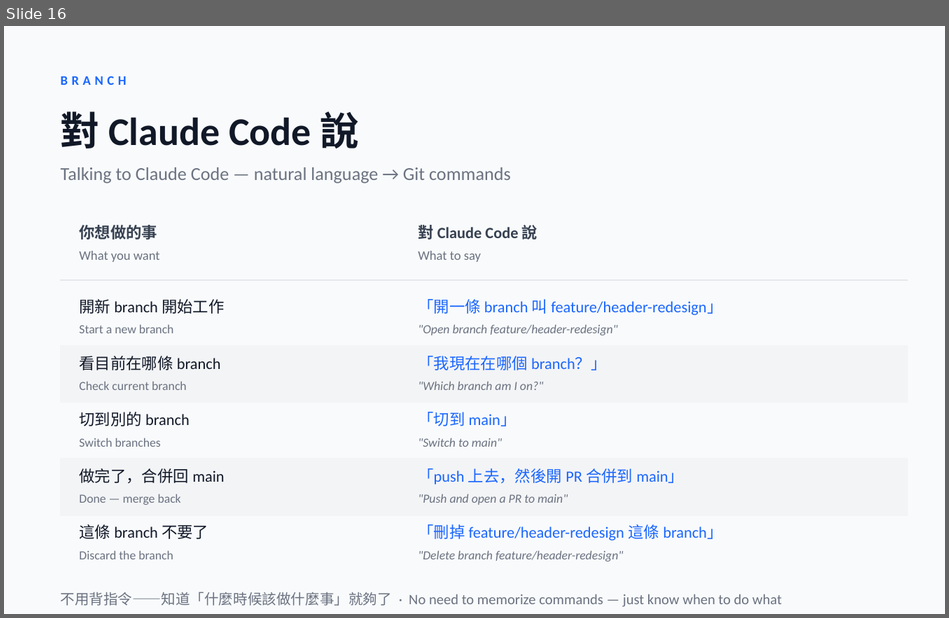
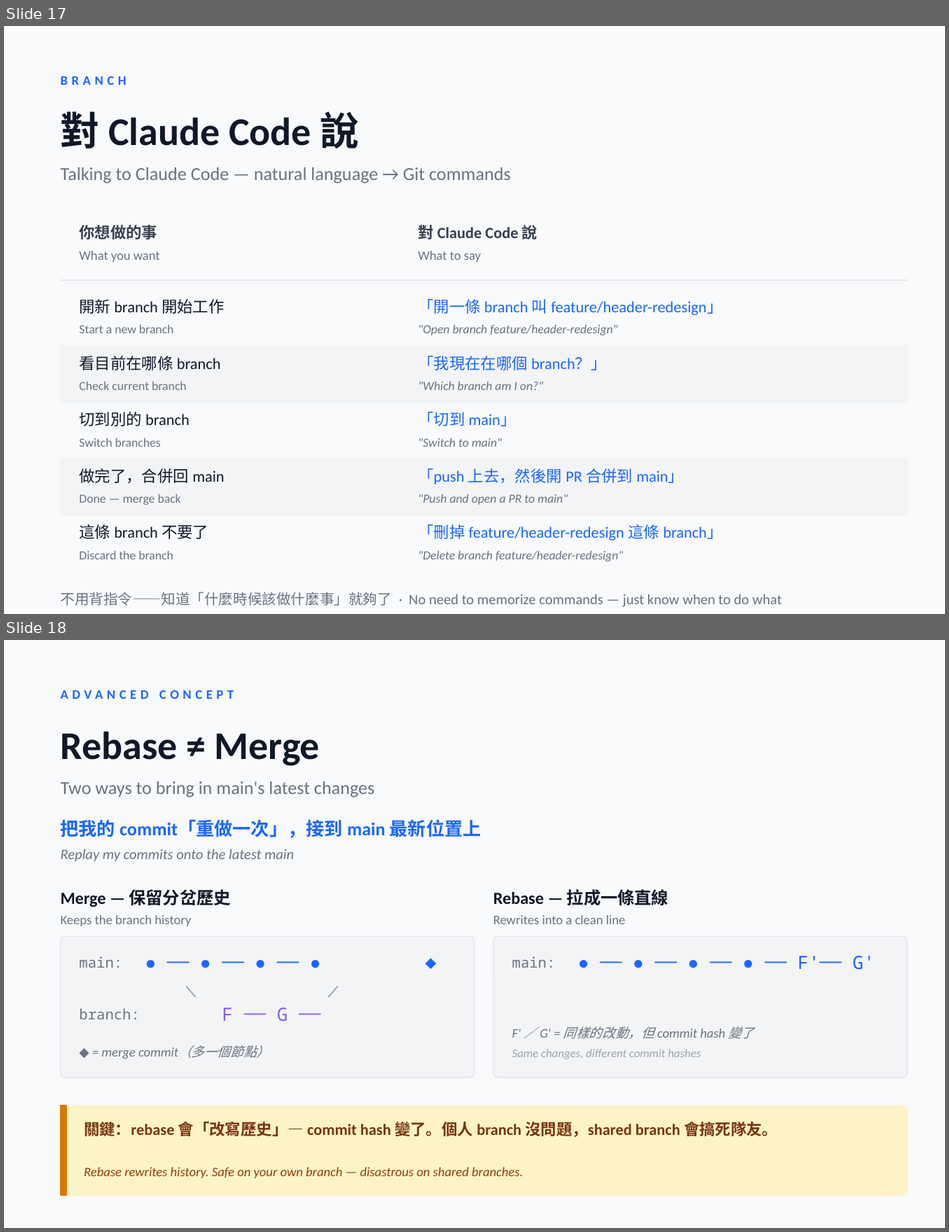
Before and after one commit to JiaWen-Shen/AI-design, a slide deck: proposals/week2-git-architecture.pptx. Shown one above the other, each under a label of ours: slide 16 before the commit, slides 17 and 18 after it. The pictures are 949x618 and 949x1232 pixels, drawn with LibreOffice and Linux fonts; fonts in the diff are those of the drawing. Boxes give left, top, right and bottom in pixels: in the first picture for what was removed or moved away, otherwise in the second. Text is boxed around its words. In the diff, an @@ line names an element or a change of style, - is before the commit and + after.

```diff
--- a/proposals/week2-git-architecture.pptx
+++ b/proposals/week2-git-architecture.pptx
@@ slide 18 added at (4, 640, 945, 1228), background #F8FAFC @@
@@ text added at (61, 690, 234, 699), 10 pt, text #1A66FF, bold @@
+ADVANCED CONCEPT
@@ text added at (61, 731, 320, 766), 30 pt, text #111827, bold @@
+Rebase ≠ Merge
@@ text added at (61, 781, 374, 798), 14 pt, text #6B7280 @@
+Two ways to bring in main's latest changes
@@ text added at (61, 819, 481, 838), 14 pt, text #1A66FF, bold @@
+把我的 commit「重做一次」，接到 main 最新位置上
@@ text added at (61, 849, 294, 862), 11 pt, text #6B7280, italic @@
+Replay my commits onto the latest main
@@ text added at (61, 889, 230, 907), 13 pt, text #111827, bold @@
+Merge — 保留分岔歷史
@@ text added at (493, 889, 668, 906), 13 pt, text #111827, bold @@
+Rebase — 拉成一條直線
@@ text added at (61, 915, 191, 926), 10 pt, text #6B7280 @@
+Keeps the branch history
@@ text added at (493, 915, 626, 924), 10 pt, text #6B7280 @@
+Rewrites into a clean line
@@ rounded rectangle added at (61, 936, 474, 1078), fill #F3F4F6, outline #E5E7EB 0.75 pt @@
@@ text added at (145, 951, 465, 974), 14 pt, text #1A66FF @@
+● ── ● ── ● ── ● ◆
@@ rounded rectangle added at (493, 936, 907, 1078), fill #F3F4F6, outline #E5E7EB 0.75 pt @@
@@ text added at (79, 956, 122, 968), 11 pt, text #6B7280 @@
+main:
@@ text added at (512, 956, 556, 968), 11 pt, text #6B7280 @@
+main:
@@ text added at (798, 956, 874, 970), 14 pt, text #1A66FF @@
+● ── ● ── ● ── ● ── F'── G'
@@ text added at (145, 981, 465, 1001), 13 pt, text #9CA3AF @@
+╲ ╱
@@ text added at (79, 1008, 139, 1019), 11 pt, text #6B7280 @@
+branch:
@@ text added at (222, 1008, 288, 1021), 14 pt, text #8B5CF6 @@
+F ── G ──
@@ text added at (512, 1026, 754, 1039), 10 pt, text #6B7280, italic @@
+F' ／ G' = 同樣的改動，但 commit hash 變了
@@ text added at (101, 1045, 269, 1059), 10 pt, text #6B7280, italic @@
+◆ = merge commit（多一個節點）
@@ text added at (512, 1049, 700, 1059), 9 pt, text #9CA3AF, italic @@
+Same changes, different commit hashes
@@ rounded rectangle added at (61, 1105, 907, 1195), fill #FEF3C7, outline #FEF3C7 1 pt @@
@@ rectangle added at (61, 1105, 66, 1195), fill #D97706, outline #D97706 1 pt @@
@@ text added at (84, 1122, 778, 1137), 12 pt, text #78350F, bold @@
+關鍵：rebase 會「改寫歷史」— commit hash 變了。個人 branch 沒問題，shared branch 會搞死隊友。
@@ text added at (84, 1167, 523, 1178), 10 pt, text #92400E, italic @@
+Rebase rewrites history. Safe on your own branch — disastrous on shared branches.
@@ what was slide 16 is now slide 17 @@
```
Also in this commit, not shown: 4 slides changed, 5 other slides added, 1 slide removed, 7 other files.
